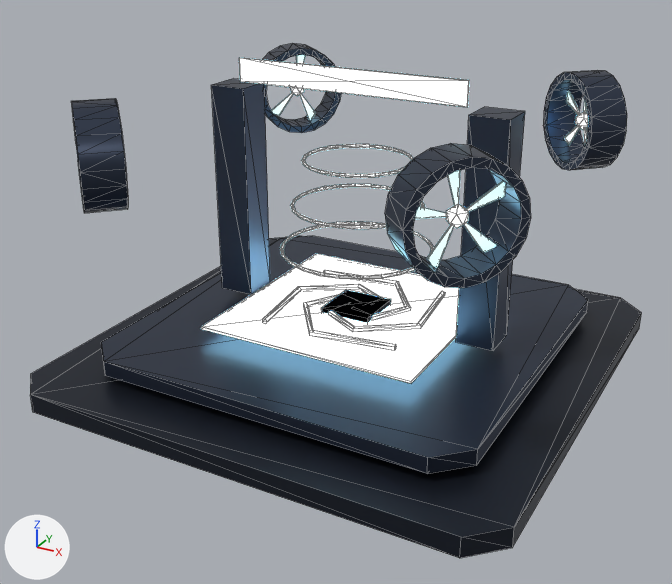
Before and after pictures for a commit that changed the FBX model mines20/boostpads/pad3/GaleBoostPad_Roblox.fbx.
Both versions are drawn from a 50 mm lens placed at (10.63, -20.5, 11.85), pointed at (-0.23, -0.74, 1.97). The lights are fixed; the arrows at lower left show +X, +Y and +Z. The older version comes first. Mesh edges are drawn as thin lines. Vertices at exactly the same position are counted once.

In view in the first picture: 'AccentNeon', 'BoostPad', 'DarkPlate', 'EnergyGlass', 'EnergyGlow', 'TrimPlate'.
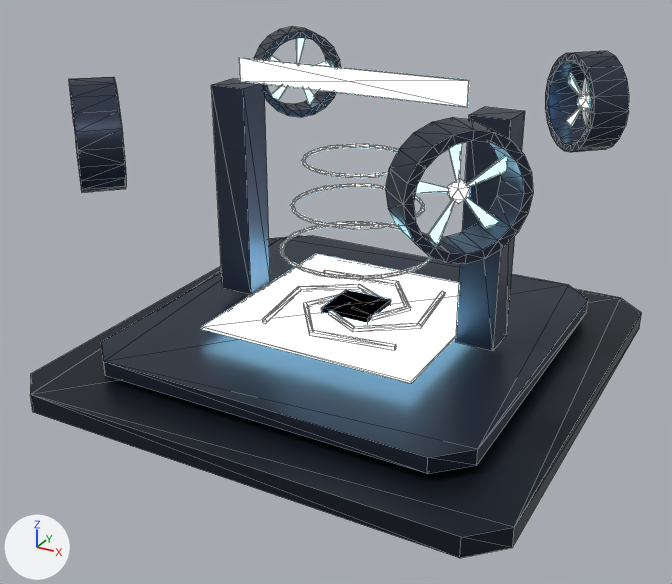
Where the newer file only moved an object's origin or applied its transform, the numbers keep the older frame.

Location of each change, [x1, y1, x2, y2] in pixels of the pictures (672 x 584 px; the box of a moved part takes in the faces that stretch with it):
'TrimPlate', reshaped: before [71, 43, 627, 474]; after [69, 26, 629, 474]
'EnergyGlass', reshaped (8% taller): before [271, 55, 588, 279]; after [269, 38, 590, 279]
'AccentNeon', reshaped: before [262, 87, 588, 350]; after [262, 93, 590, 350]
part 1 of me_square_step_1_002, moved or reshaped: before [71, 98, 128, 213]; after [69, 77, 126, 193]
part 2 of me_square_step_1_002, moved or reshaped: before [262, 43, 341, 133]; after [254, 26, 341, 117]
part 3 of me_square_step_1_002, moved or reshaped: before [385, 143, 531, 288]; after [385, 117, 533, 264]
part 4 of me_square_step_1_002, moved or reshaped: before [543, 70, 627, 170]; after [545, 51, 629, 152]
part 5 of me_fan_blade__1_10_002, moved or reshaped: before [271, 55, 316, 120]; after [269, 38, 331, 104]
part 6 of me_fan_blade__1_10_002, moved or reshaped: before [415, 170, 506, 268]; after [416, 143, 508, 244]
part 7 of me_fan_blade__1_10_002, moved or reshaped (mostly hidden): before [566, 91, 588, 146]; after [568, 73, 590, 127]
part 8 of me_fan_blade__1_10_002, moved or reshaped: before [564, 126, 580, 145]; after [566, 107, 582, 127]
part 9 of me_swirl_0_002, moved or reshaped (not visible afterwards): before [290, 87, 304, 96]
part 10 of me_swirl_0_002, moved or reshaped: before [446, 204, 469, 228]; after [448, 179, 470, 203]
part 11 of me_swirl_0_002, moved or reshaped: before [575, 112, 588, 130]; after [577, 93, 590, 111]

The change, as a list of edits to the scene's bpy script:
```text
Change me_square_step_1_002:
    used by ob_trimplate; location = (0.0, 0.0, 0.7)
    remove me_square_step_1_002.from_pydata(...)  # 352 vertices, 692 faces; spans x -5.76..5.76, y -5.76..5.76, z -0.2..6.6
    add me_square_step_1_002.from_pydata(...)  # 352 vertices, 692 faces; spans x -5.76..5.76, y -5.76..5.76, z -0.2..7.1
    me_square_step_1_002 part 1: the loose piece of 80 vertices spanning x -5.76..-3.22, y -5.76..-3.22, z 4.0..6.6 is moved by (0.0, 0.0, 0.5)
    me_square_step_1_002 part 2: the loose piece of 80 vertices spanning x -5.76..-3.22, y 3.22..5.76, z 4.0..6.6 is moved by (0.0, 0.0, 0.5)
    me_square_step_1_002 part 3: the loose piece of 80 vertices spanning x 3.22..5.76, y -5.76..-3.22, z 4.0..6.6 is moved by (0.0, 0.0, 0.5)
    me_square_step_1_002 part 4: the loose piece of 80 vertices spanning x 3.22..5.76, y 3.22..5.76, z 4.0..6.6 is moved by (0.0, 0.0, 0.5)
Change me_fan_blade__1_10_002:
    used by ob_energyglass; location = (-4.56, -4.41, 6.71)
    remove me_fan_blade__1_10_002.from_pydata(...)  # 382 vertices, 736 faces; spans x -0.77..9.9, y -0.92..9.75, z -3.76..0.42
    add me_fan_blade__1_10_002.from_pydata(...)  # 382 vertices, 736 faces; spans x -0.77..9.9, y -0.92..9.75, z -3.76..0.92
    me_fan_blade__1_10_002 part 5: the loose piece of 23 vertices spanning x -0.63..0.92, y 8.19..9.75, z -1.81..0.42 is moved by (0.0, 0.0, 0.5)
    me_fan_blade__1_10_002 part 6: the loose piece of 24 vertices spanning x 8.21..9.76, y -0.92..0.63, z -1.81..0.42 is moved by (0.0, 0.0, 0.5)
    me_fan_blade__1_10_002 part 7: the loose piece of 19 vertices spanning x 8.35..9.9, y 8.05..9.6, z -1.81..0.42 is moved by (0.0, 0.0, 0.5)
    me_fan_blade__1_10_002 part 8: the loose piece of 6 vertices spanning x 8.38..9.07, y 8.88..9.57, z -1.52..-0.71 is moved by (0.0, 0.0, 0.5)
    other edits to the shape of me_fan_blade__1_10_002 do not show in these pictures
Change me_swirl_0_002:
    used by ob_accentneon; location = (-0.73, 0.05, 1.3)
    remove me_swirl_0_002.from_pydata(...)  # 148 vertices, 264 faces; spans x -3.99..5.44, y -4.75..4.65, z -0.08..4.95
    add me_swirl_0_002.from_pydata(...)  # 148 vertices, 264 faces; spans x -3.99..5.44, y -4.75..4.65, z -0.08..5.45
    me_swirl_0_002 part 9: the loose piece of 12 vertices spanning x -3.99..-3.54, y 4.22..4.65, z 4.45..4.95 is moved by (0.0, 0.0, 0.5)
    me_swirl_0_002 part 10: the loose piece of 12 vertices spanning x 4.99..5.44, y -4.75..-4.33, z 4.45..4.95 is moved by (0.0, 0.0, 0.5)
    me_swirl_0_002 part 11: the loose piece of 12 vertices spanning x 4.99..5.44, y 4.22..4.65, z 4.45..4.95 is moved by (0.0, 0.0, 0.5)
    other edits to the shape of me_swirl_0_002 do not show in these pictures
```
